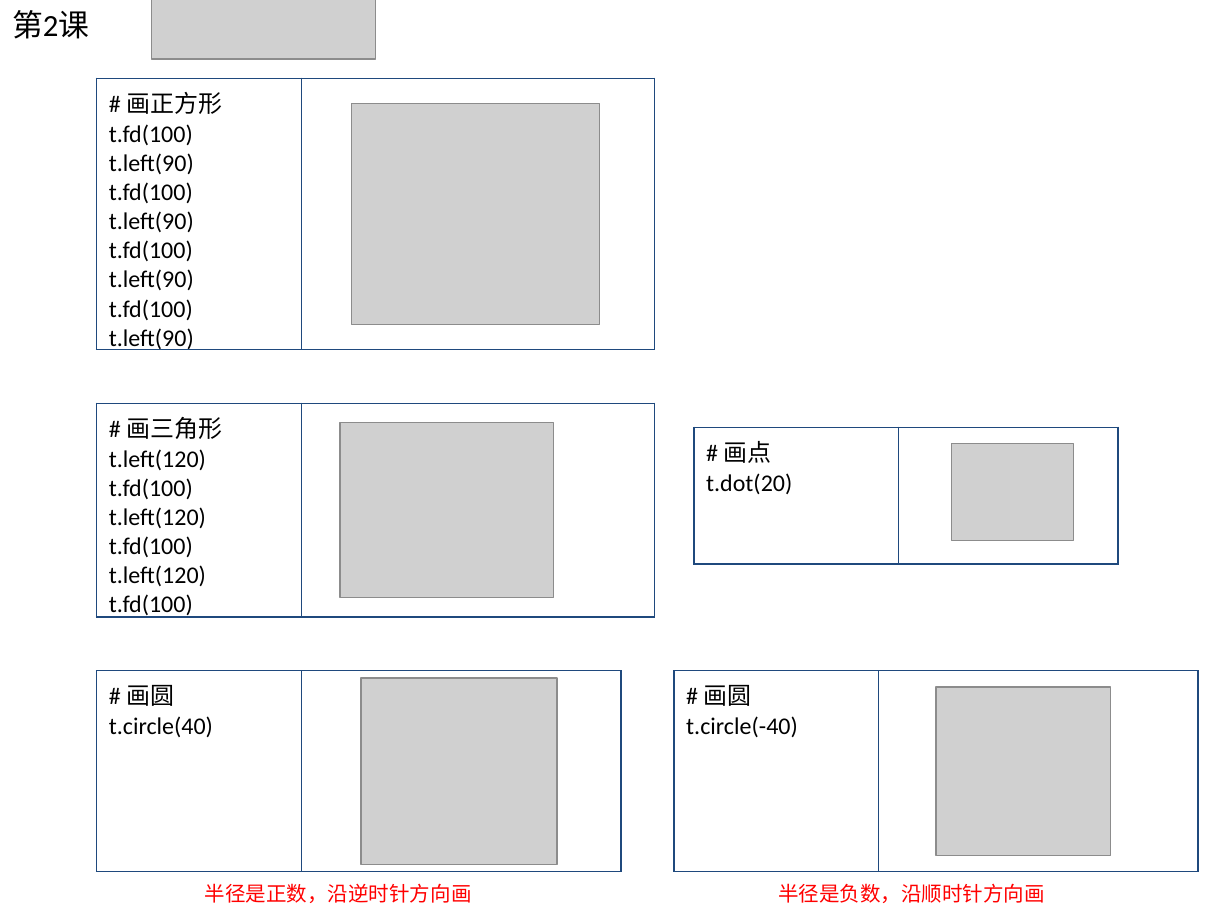
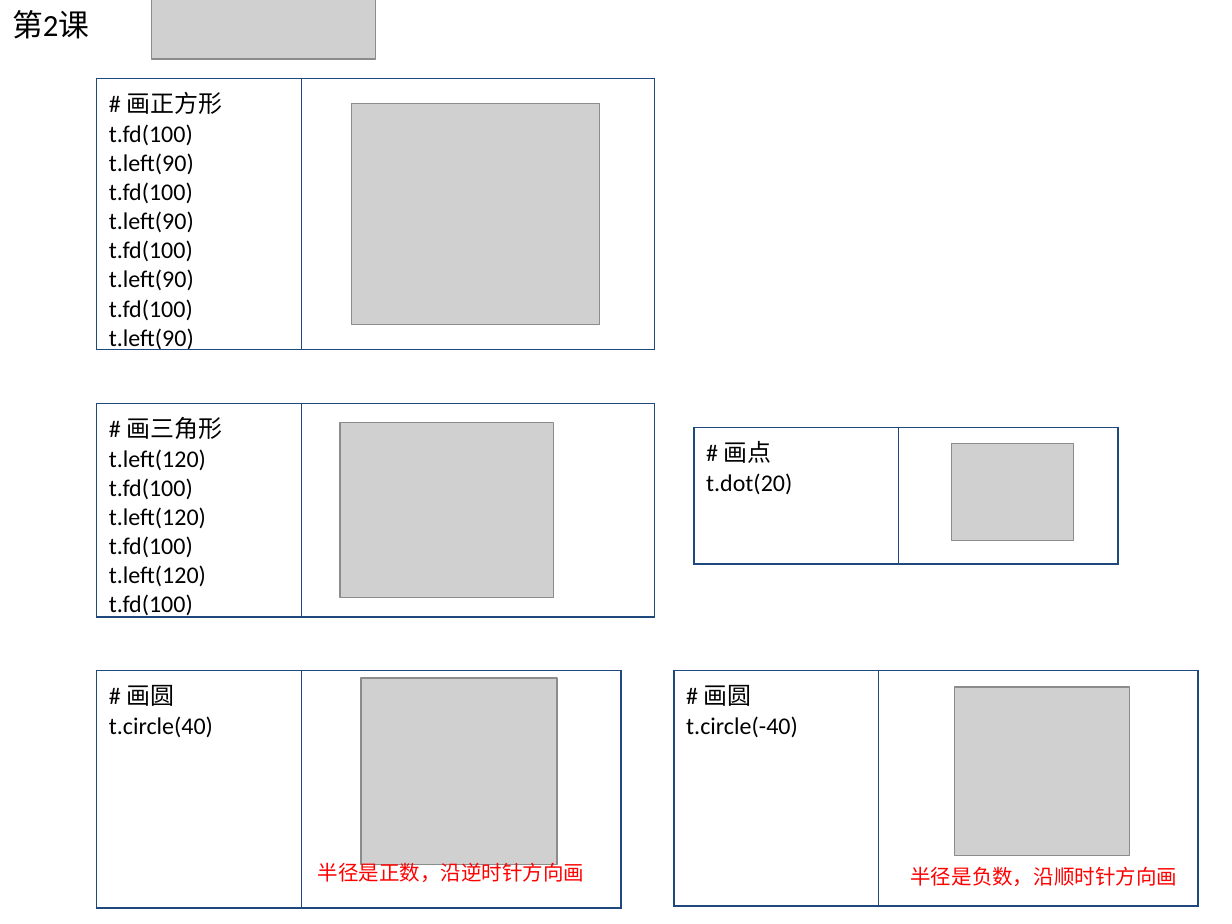
Before and after one commit to jellier/teachkidspython, a slide deck: slide 8 of Python入门课0.pptx. Drawn at 1232x924 pixels with LibreOffice and Linux fonts; fonts in the diff are those of the drawing; grey boxes stand for pictures. Boxes give left, top, right and bottom in pixels: in the first picture for what was removed or moved away, otherwise in the second. Text is boxed around its words. In the diff, an @@ line names an element or a change of style, - is before the commit and + after.

```diff
--- a/Python入门课0.pptx
+++ b/Python入门课0.pptx
@@ table: place and size @@
-table at bbox=[96, 670, 620, 871]
+table at bbox=[96, 670, 620, 907]
@@ table: place and size @@
-table at bbox=[674, 670, 1198, 871]
+table at bbox=[674, 670, 1198, 906]
@@ picture: place and size @@
-picture at bbox=[936, 687, 1111, 856]
+picture at bbox=[955, 687, 1130, 856]
@@ text "半径是正数，沿逆时针方向画": place and size @@
-text "半径是正数，沿逆时针方向画" at bbox=[205, 883, 472, 903]
+text "半径是正数，沿逆时针方向画" at bbox=[318, 859, 585, 882]
@@ text "半径是负数，沿顺时针方向画": place and size @@
-text "半径是负数，沿顺时针方向画" at bbox=[778, 883, 1045, 903]
+text "半径是负数，沿顺时针方向画" at bbox=[910, 866, 1177, 886]
```
Also in this commit, not shown: 1 other slide changed, 2 slides added, 3 other files.
